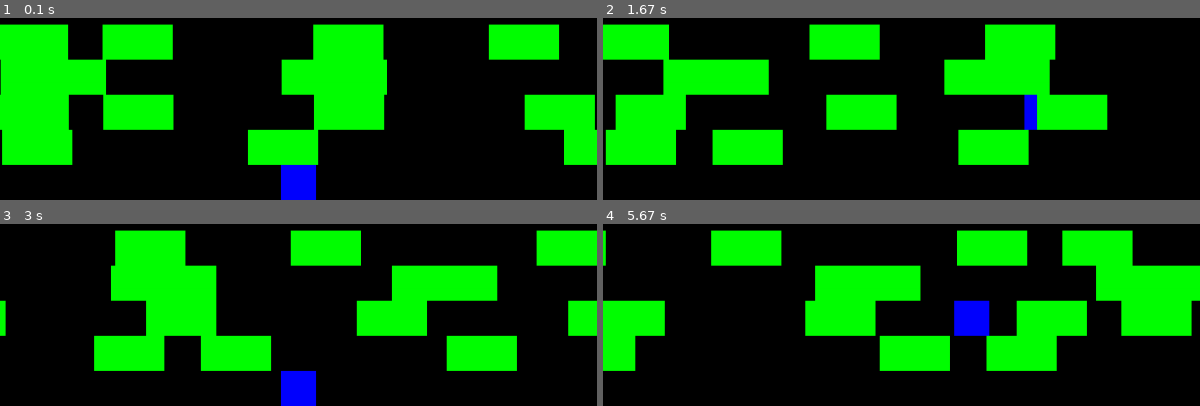
Above: before the commit, frames 1-4 (two rows, left to right).
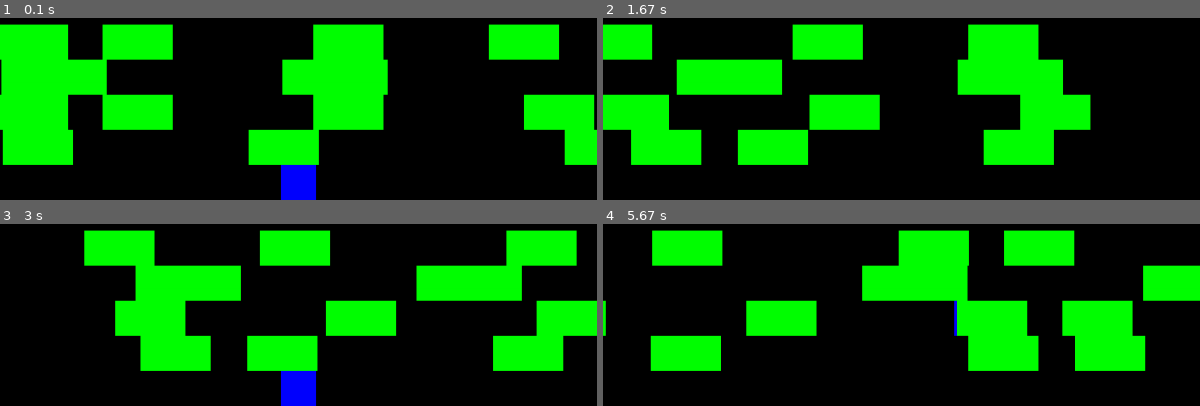
Above: after the commit, the same moments.

Repository: AyoubErrajraji/MonkeyBusiness
Game: pygame game, started from main.py
The game is run twice, just before and just after one commit, with the same random seed, the same clock (stepped at 60 frames per second) and the same inputs.
Inputs (mouse positions are in pixels of both pictures, inside the frame that each line leads up to):
- Up to frame 1 (0.1 s): no input
- Up to frame 2 (1.67 s): hold Right 0.33-0.8 s; move the mouse to (outside the picture) at 0.37 s; hold Up 0.83-1.13 s; move the mouse to (outside the picture) at 0.87 s; hold Right 1.17-1.63 s; move the mouse to (outside the picture) at 1.2 s
- Up to frame 3 (3 s): hold Left 1.67-2.2 s; move the mouse to (358, 289) at 1.7 s; hold Down 2.23-2.53 s; move the mouse to (outside the picture) at 2.27 s; hold Left 2.57-2.97 s; move the mouse to (outside the picture) at 2.6 s
- Up to frame 4 (5.67 s): hold Up 3-3.37 s; move the mouse to (1122, 344) at 3.03 s; hold Right 3.4-4.03 s; move the mouse to (973, 231) at 3.43 s; hold Down 4.07-4.43 s; move the mouse to (outside the picture) at 4.1 s; hold Left 4.47-4.93 s; move the mouse to (outside the picture) at 4.5 s; hold Right 4.97-5.43 s; move the mouse to (outside the picture) at 5 s; hold Up from 5.47 s (still down); move the mouse to (871, 305) at 5.5 s

The runs differ from the first frame. In frame 1, 0.7% of the frame differs, in the area x 0-100%, y 22-81%; in frame 2, 13%; in frame 3, 23%; in frame 4, 37%, in the area x 0-99%, y 3-81%.

Commit message:
Fixed car speed

Diff:
--- a/crosstheroad_lib/crosstheroad.py
+++ b/crosstheroad_lib/crosstheroad.py
@@ -71,18 +71,6 @@
         cr = pygame.Rect(self.x, self.y, self.w, self.h)
         pygame.draw.rect(self.screen, self.config.green, cr)
 
-    def xcoord(self):
-        return self.x
-
-    def ycoord(self):
-        return self.y
-
-    def width(self):
-        return self.w
-
-    def heigth(self):
-        return self.h
-
 
 class Crosstheroad:
     def __init__(self, screen, config):
@@ -99,25 +87,25 @@
     def addCars(self):
         # Add first row of cars
         if len(self.cars) < 3:
-            self.cars.append(Car(0, self.config.screenDim[1] - self.config.grid * 2, self.config.grid * 2, self.config.grid, self.screen, self.config, 3.25))
-            self.cars.append(Car(0 + (self.config.grid * 7), self.config.screenDim[1] - self.config.grid * 2, self.config.grid * 2, self.config.grid, self.screen, self.config, 3.25))
-            self.cars.append(Car(0 + (self.config.grid * 16), self.config.screenDim[1] - self.config.grid * 2, self.config.grid * 2, self.config.grid, self.screen, self.config, 3.25))
+            self.cars.append(Car(0, self.config.screenDim[1] - self.config.grid * 2, self.config.grid * 2, self.config.grid, self.screen, self.config, 4))
+            self.cars.append(Car(0 + (self.config.grid * 7), self.config.screenDim[1] - self.config.grid * 2, self.config.grid * 2, self.config.grid, self.screen, self.config, 4))
+            self.cars.append(Car(0 + (self.config.grid * 16), self.config.screenDim[1] - self.config.grid * 2, self.config.grid * 2, self.config.grid, self.screen, self.config, 4))
         # Add second row of cars
         if len(self.cars) < 7:
-            self.cars.append(Car(0, self.config.screenDim[1] - self.config.grid * 3, self.config.grid * 2, self.config.grid, self.screen, self.config, -2.75))
-            self.cars.append(Car(0 + (self.config.grid * 3), self.config.screenDim[1] - self.config.grid * 3, self.config.grid * 2, self.config.grid, self.screen, self.config, -2.75))
-            self.cars.append(Car(0 + (self.config.grid * 9), self.config.screenDim[1] - self.config.grid * 3, self.config.grid * 2, self.config.grid, self.screen, self.config, -2.75))
-            self.cars.append(Car(0 + (self.config.grid * 15), self.config.screenDim[1] - self.config.grid * 3, self.config.grid * 2, self.config.grid, self.screen, self.config, -2.75))
+            self.cars.append(Car(0, self.config.screenDim[1] - self.config.grid * 3, self.config.grid * 2, self.config.grid, self.screen, self.config, -3.25))
+            self.cars.append(Car(0 + (self.config.grid * 3), self.config.screenDim[1] - self.config.grid * 3, self.config.grid * 2, self.config.grid, self.screen, self.config, -3.25))
+            self.cars.append(Car(0 + (self.config.grid * 9), self.config.screenDim[1] - self.config.grid * 3, self.config.grid * 2, self.config.grid, self.screen, self.config, -3.25))
+            self.cars.append(Car(0 + (self.config.grid * 15), self.config.screenDim[1] - self.config.grid * 3, self.config.grid * 2, self.config.grid, self.screen, self.config, -3.25))
         # Add third row of cars (busses)
         if len(self.cars) < 9:
-            self.cars.append(Car(0, self.config.screenDim[1] - self.config.grid * 4, self.config.grid * 3, self.config.grid, self.screen, self.config, 1.8))
-            self.cars.append(Car(0 + (self.config.grid * 8), self.config.screenDim[1] - self.config.grid * 4, self.config.grid * 3, self.config.grid, self.screen, self.config, 1.8))
+            self.cars.append(Car(0, self.config.screenDim[1] - self.config.grid * 4, self.config.grid * 3, self.config.grid, self.screen, self.config, 2.2))
+            self.cars.append(Car(0 + (self.config.grid * 8), self.config.screenDim[1] - self.config.grid * 4, self.config.grid * 3, self.config.grid, self.screen, self.config, 2.2))
         # Add forth row of cars
         if len(self.cars) < 13:
-            self.cars.append(Car(0, self.config.screenDim[1] - self.config.grid * 5, self.config.grid * 2, self.config.grid, self.screen, self.config, -3.25))
-            self.cars.append(Car(0 + (self.config.grid * 3), self.config.screenDim[1] - self.config.grid * 5, self.config.grid * 2, self.config.grid, self.screen, self.config, -3.25))
-            self.cars.append(Car(0 + (self.config.grid * 9), self.config.screenDim[1] - self.config.grid * 5, self.config.grid * 2, self.config.grid, self.screen, self.config, -3.25))
-            self.cars.append(Car(0 + (self.config.grid * 14), self.config.screenDim[1] - self.config.grid * 5, self.config.grid * 2, self.config.grid, self.screen, self.config, -3.25))
+            self.cars.append(Car(0, self.config.screenDim[1] - self.config.grid * 5, self.config.grid * 2, self.config.grid, self.screen, self.config, -3.75))
+            self.cars.append(Car(0 + (self.config.grid * 3), self.config.screenDim[1] - self.config.grid * 5, self.config.grid * 2, self.config.grid, self.screen, self.config, -3.75))
+            self.cars.append(Car(0 + (self.config.grid * 9), self.config.screenDim[1] - self.config.grid * 5, self.config.grid * 2, self.config.grid, self.screen, self.config, -3.75))
+            self.cars.append(Car(0 + (self.config.grid * 14), self.config.screenDim[1] - self.config.grid * 5, self.config.grid * 2, self.config.grid, self.screen, self.config, -3.75))
 
     def background(self, color):
         self.screen.fill(color)
@@ -148,7 +136,7 @@
 
     def collisionDet(self):
         for index in range(len(self.cars)):
-            if not self.monkey.intersects(self.cars[index].xcoord(), self.cars[index].ycoord(), self.cars[index].width(), self.cars[index].heigth()):
+            if not self.monkey.intersects(self.cars[index].x, self.cars[index].y, self.cars[index].w, self.cars[index].h):
                 print("You died")
 
     def run(self):
